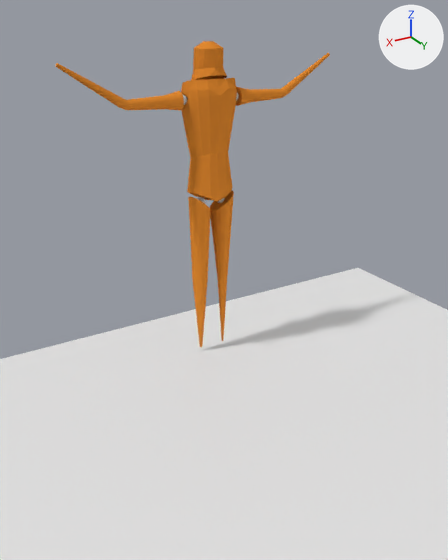
An edit to the Blender file demo_game.blend, drawn before and after from the same camera.
Before and after are seen from a 50 mm camera at (7.63, 8.12, 9.67) aimed at (1.02, -2.88, 4.16). Lighting does not change. The marker at upper right points along +X, +Y and +Z.

The scene before the commit, as lines of its bpy script (objects in view):
```python
me_cube = bpy.data.meshes.new('Cube')
me_cube.from_pydata(...)  # 41 vertices, 39 faces; spans x -1.0..1.0, y -1.0..1.94, z -1.0..1.0
me_cube.materials.append(mat_material)  # white #e7e7e7
me_cylinder_007 = bpy.data.meshes.new('Cylinder.007')
me_cylinder_007.from_pydata(...)  # 1923 vertices, 3802 faces, 1 loose edge; spans x -5.96..5.96, y -1.02..0.99, z 0.02..5.81
# faces by material slot: [2682, 1120]
me_cylinder_007.materials.append(mat_material_002)  # orange #e38a31
me_cylinder_007.materials.append(mat_material_001)  # white #e7e7e7
me_plane_001 = bpy.data.meshes.new('Plane.001')
me_plane_001.from_pydata([(-1.0, -1.0, 0.0), (1.0, -1.0, 0.0), (-1.0, 1.0, 0.0), (1.0, 1.0, 0.0)], [], [(0, 1, 3, 2)])
ob_cube = bpy.data.objects.new('Cube', me_cube)
ob_cube.location = (0.0, -5.02, 2.0)
ob_cube.hide_viewport = True
ob_plane_001 = bpy.data.objects.new('Plane.001', me_plane_001)
ob_plane_001.location = (0.02, 0.0, 1.0)
ob_plane_001.scale = (7.66, 7.66, 7.66)
ob_tizio = bpy.data.objects.new('tizio', me_cylinder_007)
ob_tizio.location = (0.0, -5.28, 1.11)
ob_tizio.scale = (0.61, 0.536, 1.37)
```
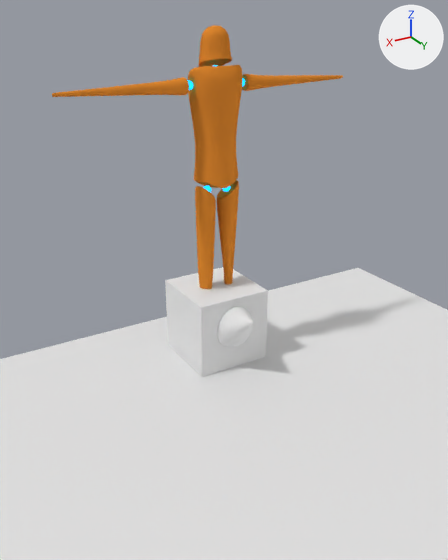
Where the change shows, as pixel boxes [x1, y1, x2, y2] in the pictures (448 x 560 px):
'tizio', deleted (orange): before [56, 41, 330, 347]
    faces in mat_material_002 (orange #e38a31): [56, 41, 330, 347]
'charac', added: after [52, 25, 343, 289]
'Cube', shown: after [165, 267, 268, 377]

Diff of the bpy script that builds the scene:
```diff
--- a/demo_game.blend.py
+++ b/demo_game.blend.py
@@ col_charac @@
+col_charac = bpy.data.collections.new('charac')
+col_charac.objects.link(ob_sphere_004)
+col_charac.objects.link(ob_cylinder_005)
+col_charac.objects.link(ob_sphere_003)
+col_charac.objects.link(ob_cylinder_004)
+col_charac.objects.link(ob_sphere_002)
+col_charac.objects.link(ob_sphere_001)
+col_charac.objects.link(ob_sphere)
+col_charac.objects.link(ob_cylinder_001)
+col_charac.objects.link(ob_cylinder_003)
+col_charac.objects.link(ob_cylinder_002)
+col_charac.objects.link(ob_cylinder)
@@ ob_cube @@
 ob_cube.location = (0.0, -5.02, 2.0)
-ob_cube.hide_viewport = True
@@ ob_tizio @@
-ob_tizio = bpy.data.objects.new('tizio', me_cylinder_007)
@@ ob_cylinder @@
+ob_cylinder = bpy.data.objects.new('Cylinder', me_cylinder_001)  # 160 vertices, 146 faces; spans x -1.08..1.2, y -1.36..1.17, z -1.0..1.29; in mat_material_002_1 (orange #e38a31); modifiers SUBSURF
+ob_cylinder.location = (-0.35, 0.0368, 1.926)
+ob_cylinder.rotation_euler = (0.0, 0.0, 0.785)  # degrees (0, 0, 45)
+ob_cylinder.scale = (0.26, 0.26, 1.9)
@@ ob_cylinder_002 @@
+ob_cylinder_002 = bpy.data.objects.new('Cylinder.002', me_cylinder_003)  # 217 vertices, 203 faces; spans x -1.15..1.15, y -1.02..0.99, z -1.13..1.11; in mat_material_002_1 (orange #e38a31); modifiers SUBSURF
+ob_cylinder_002.location = (0.0, 0.000251, 5.649)
+ob_cylinder_002.scale = (0.61, 0.536, 1.37)
@@ ob_cylinder_003 @@
+ob_cylinder_003 = bpy.data.objects.new('Cylinder.003', me_cylinder_004)  # 112 vertices, 98 faces; spans x -1.17..1.17, y -1.01..1.08, z -0.85..1.4; in mat_material_002_1 (orange #e38a31); modifiers SUBSURF
+ob_cylinder_003.location = (0.0, 0.0, 7.575)
+ob_cylinder_003.scale = (-0.376, -0.374, -0.457)
@@ ob_cylinder_001 @@
+ob_cylinder_001 = bpy.data.objects.new('Cylinder.001', me_cylinder_005)  # 352 vertices, 338 faces; spans x -0.99..1.09, y -1.04..1.04, z -1.0..1.0; in mat_material_002_1 (orange #e38a31); modifiers SUBSURF
+ob_cylinder_001.location = (-2.33, -0.004, 6.67)
+ob_cylinder_001.rotation_euler = (0.0, 4.712, 0.0)  # degrees (0, 270, 0)
+ob_cylinder_001.scale = (0.214, 0.214, 1.55)
@@ ob_sphere @@
+ob_sphere = bpy.data.objects.new('Sphere', me_sphere)  # a UV sphere (16 segments, 8 rings, poles along z) spanning x -1.0..1.0, y -1.0..1.0, z -1.0..1.0; in mat_material_001_1 (blue #055586); modifiers SUBSURF
+ob_sphere.location = (-0.71, -0.0136, 6.693)
+ob_sphere.scale = (0.116, 0.116, 0.116)
@@ ob_sphere_001 @@
+ob_sphere_001 = bpy.data.objects.new('Sphere.001', me_sphere)  # a UV sphere (16 segments, 8 rings, poles along z) spanning x -1.0..1.0, y -1.0..1.0, z -1.0..1.0; in mat_material_001_1 (blue #055586); modifiers SUBSURF
+ob_sphere_001.location = (-0.28, 0.034, 4.181)
+ob_sphere_001.scale = (0.116, 0.116, 0.116)
@@ ob_sphere_002 @@
+ob_sphere_002 = bpy.data.objects.new('Sphere.002', me_sphere)  # a UV sphere (16 segments, 8 rings, poles along z) spanning x -1.0..1.0, y -1.0..1.0, z -1.0..1.0; in mat_material_001_1 (blue #055586); modifiers SUBSURF
+ob_sphere_002.location = (0.0, 0.00228, 7.0)
+ob_sphere_002.scale = (0.116, 0.116, 0.116)
@@ ob_cylinder_004 @@
+ob_cylinder_004 = bpy.data.objects.new('Cylinder.004', me_cylinder_005)  # 352 vertices, 338 faces; spans x -0.99..1.09, y -1.04..1.04, z -1.0..1.0; in mat_material_002_1 (orange #e38a31); modifiers SUBSURF
+ob_cylinder_004.location = (2.33, -0.004, 6.67)
+ob_cylinder_004.rotation_euler = (0.0, 4.712, 0.0)  # degrees (0, 270, 0)
+ob_cylinder_004.scale = (0.214, 0.214, -1.55)
@@ ob_sphere_003 @@
+ob_sphere_003 = bpy.data.objects.new('Sphere.003', me_sphere)  # a UV sphere (16 segments, 8 rings, poles along z) spanning x -1.0..1.0, y -1.0..1.0, z -1.0..1.0; in mat_material_001_1 (blue #055586); modifiers SUBSURF
+ob_sphere_003.location = (0.71, -0.0136, 6.693)
+ob_sphere_003.scale = (0.116, 0.116, 0.116)
@@ ob_cylinder_005 @@
+ob_cylinder_005 = bpy.data.objects.new('Cylinder.005', me_cylinder_001)  # 160 vertices, 146 faces; spans x -1.08..1.2, y -1.36..1.17, z -1.0..1.29; in mat_material_002_1 (orange #e38a31); modifiers SUBSURF
+ob_cylinder_005.location = (0.35, 0.0368, 1.926)
+ob_cylinder_005.rotation_euler = (0.0, 0.0, 2.356)  # degrees (0, 0, 135)
+ob_cylinder_005.scale = (0.26, -0.26, 1.9)
@@ ob_sphere_004 @@
+ob_sphere_004 = bpy.data.objects.new('Sphere.004', me_sphere)  # a UV sphere (16 segments, 8 rings, poles along z) spanning x -1.0..1.0, y -1.0..1.0, z -1.0..1.0; in mat_material_001_1 (blue #055586); modifiers SUBSURF
+ob_sphere_004.location = (0.28, 0.034, 4.181)
+ob_sphere_004.scale = (-0.116, 0.116, 0.116)
@@ ob_charac @@
+ob_charac = bpy.data.objects.new('charac', None)
+ob_charac.location = (-0.05, -5.07, 1.45)
+ob_charac.instance_type = 'COLLECTION'
+ob_charac.instance_collection = col_charac
```
